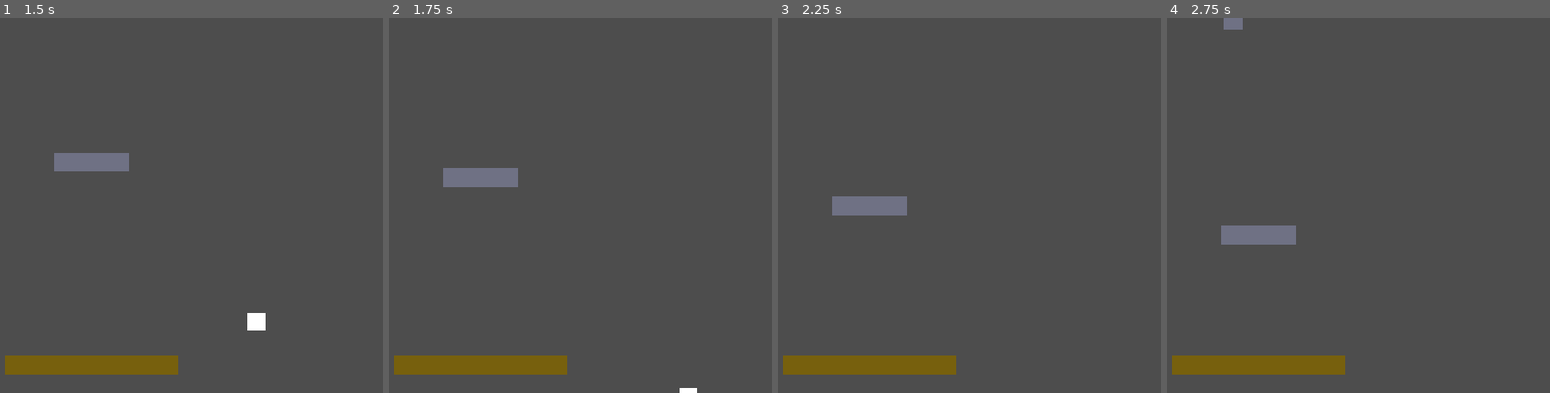
Above: before the commit, frames 1-4 (left to right).
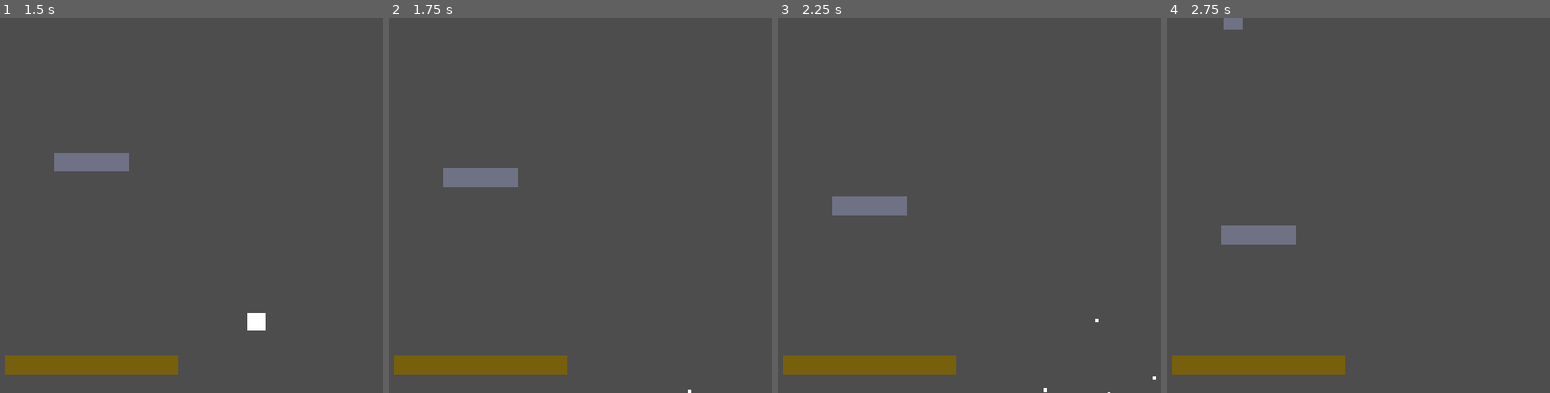
Above: after the commit, the same moments.

Repository: NxtCreator/heap
Game: Godot game, scene res://scenes/main.tscn
The game is run twice, just before and just after one commit, with the same random seed, the same clock (stepped at 60 frames per second) and the same inputs.
Inputs (mouse positions are in pixels of both pictures, inside the frame that each line leads up to):
- Up to frame 1 (1.5 s): tap Enter at 0.5 s; move the mouse to (237, 186) at 0.52 s; hold Right (move_right) from 0.53 s (still down); tap Alt at 0.6 s; click (237, 186) at 0.67 s; tap Up (move_up) at 0.77 s; move the mouse to (outside the picture) at 1.27 s; tap Shift at 1.35 s
- Up to frame 2 (1.75 s): keep holding Right (move_right); tap Up (move_up) at 1.52 s
- Up to frame 3 (2.25 s): move the mouse to (935, 123) at 2.02 s; release Right (move_right) at 2.03 s; hold Left (move_left) from 2.03 s (still down); tap Alt at 2.1 s
- Up to frame 4 (2.75 s): keep holding Left (move_left)

Frame 1 is identical in both runs. In frame 2, less than 0.1% of the frame differs, in the area x 75-81%, y 98-100%; in frame 3, less than 0.1%; in frame 4, nothing differs.

Commit message:
Kill player when they fall below the bottom of the camera view

Diff:
--- a/scripts/player.gd
+++ b/scripts/player.gd
@@ -5,6 +5,7 @@
 const JUMP_SPEED = -500
 var is_dead = false
 const DEATH_PUFF = preload("res://scenes/death_puff.tscn")
+const OFFSCREEN_DEATH_Y = 324.0
 
 
 
@@ -37,5 +38,9 @@
 	velocity.y += GRAVITY * delta
 	move_and_slide()
 
+	var camera_view_pos = get_viewport().get_camera_2d().global_position.y
+	if camera_view_pos + OFFSCREEN_DEATH_Y < global_position.y:
+		die()
+
 	if is_on_floor() and is_on_ceiling():
 		die()
